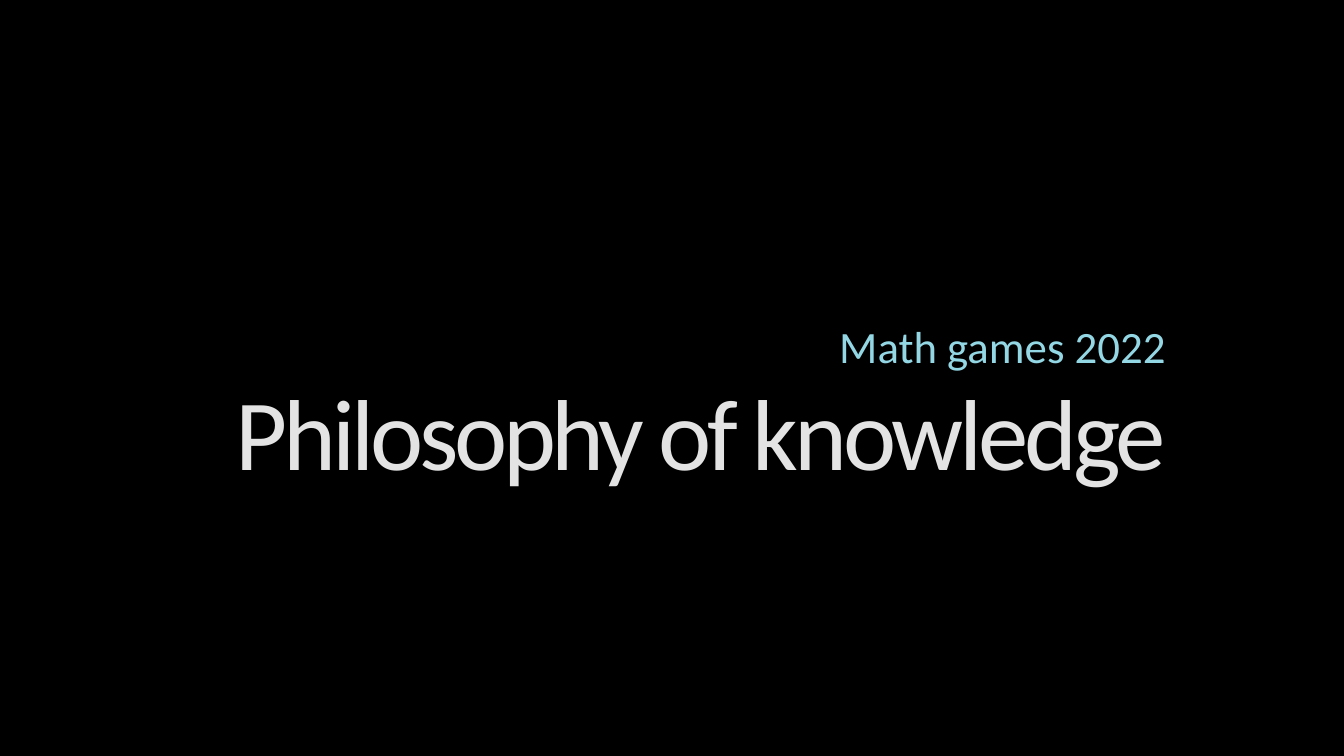
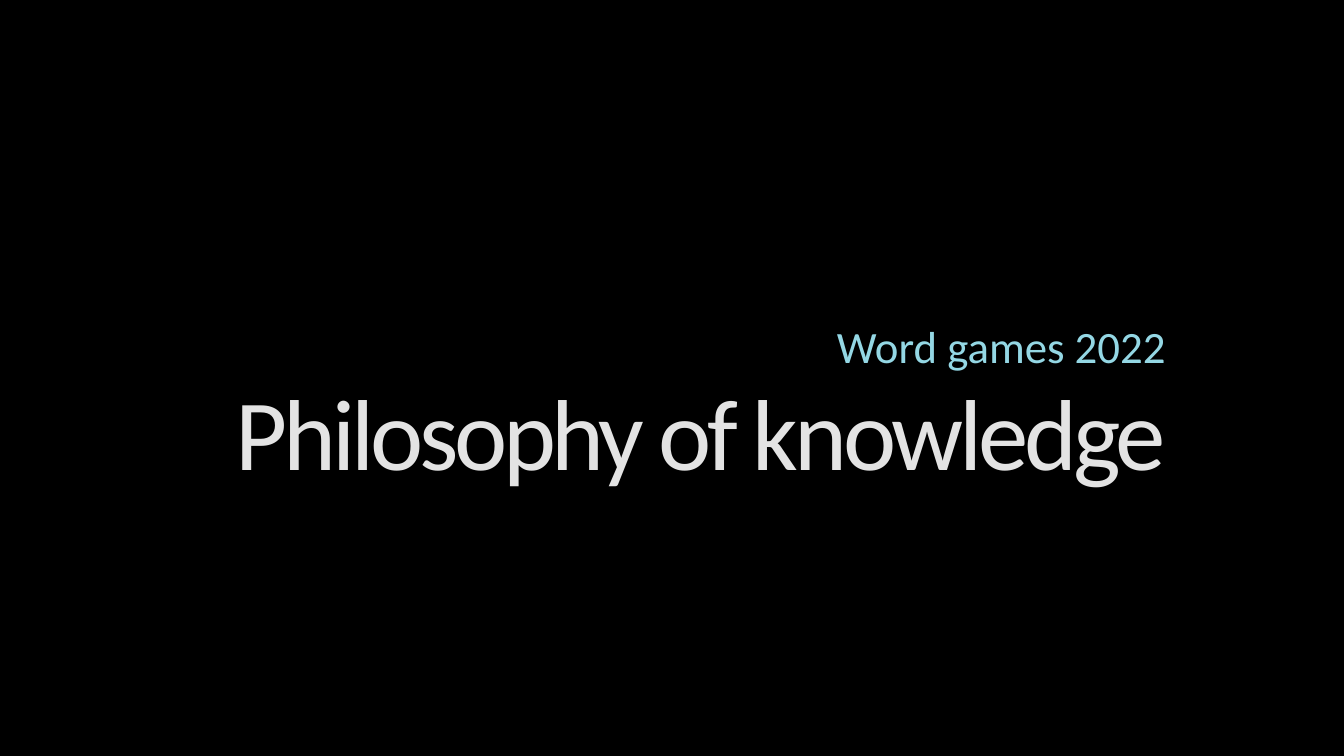
Before and after one commit to EGGeorgieva21/Hangman-project-2022, a slide deck: slide 1 of documentation/presentation.pptx. Drawn at 1344x756 pixels with LibreOffice and Linux fonts; fonts in the diff are those of the drawing; background and template pictures are left out. Boxes give left, top, right and bottom in pixels: in the first picture for what was removed or moved away, otherwise in the second. Text is boxed around its words. In the diff, an @@ line names an element or a change of style, - is before the commit and + after.

```diff
--- a/documentation/presentation.pptx
+++ b/documentation/presentation.pptx
@@ subtitle at [837, 332, 1166, 371]: text changed @@
-Math games 2022
+Word games 2022
```
Also in this commit, not shown: 7 other slides changed, 2 slides added, 1 slide removed.
